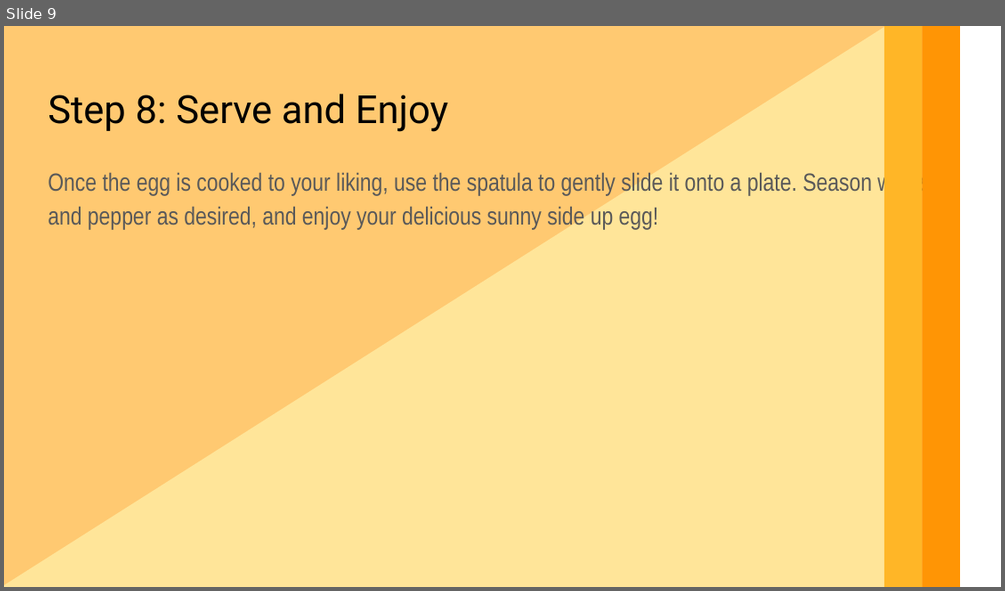
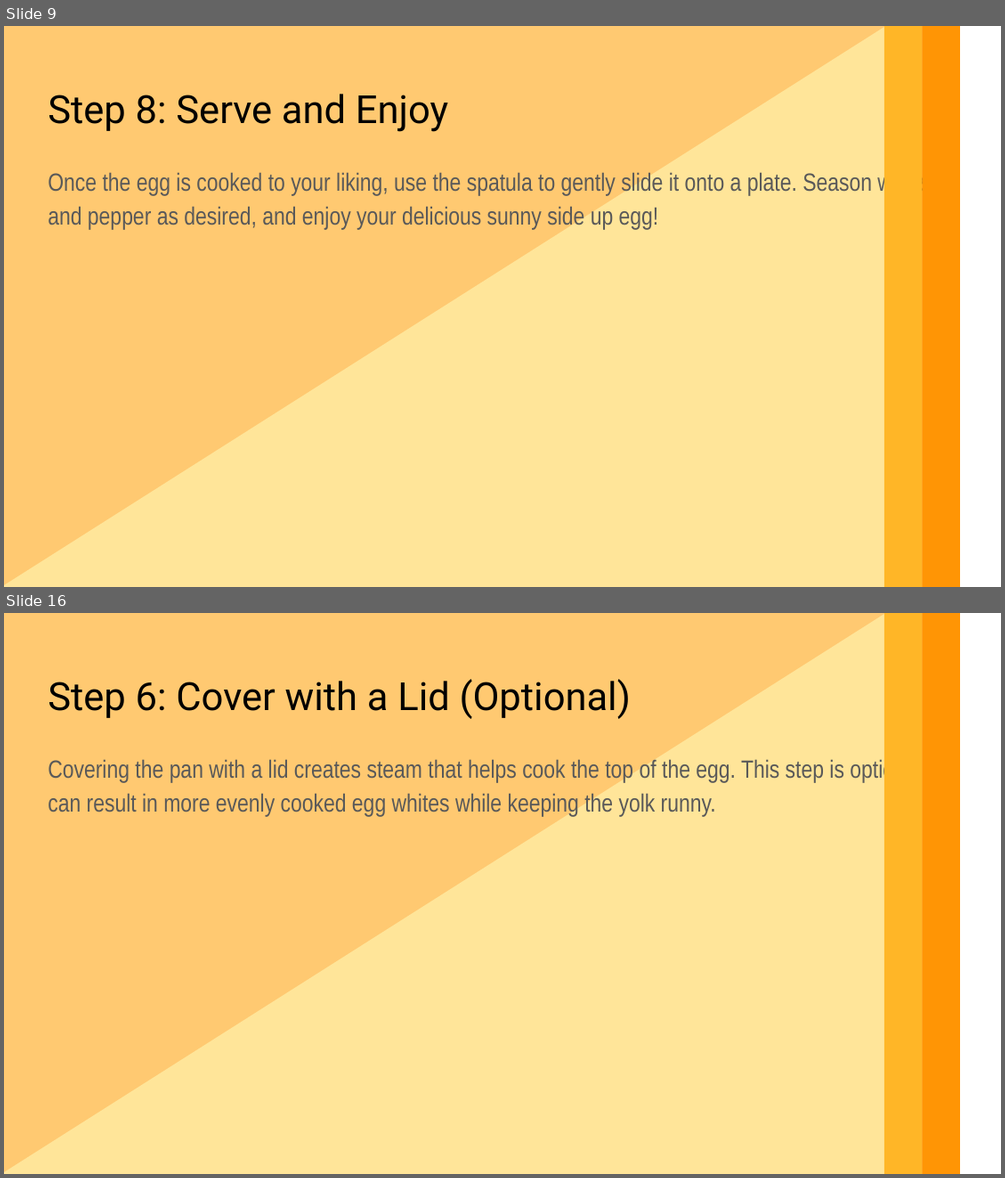
Before and after one commit to jeremyvet/ai-slides, a slide deck: cool.pptx. Shown one above the other, each under a label of ours: slide 9 before the commit, slides 9 and 16 after it; the slides between them are not shown. The pictures are 1005x591 and 1005x1178 pixels, drawn with LibreOffice and Linux fonts; fonts in the diff are those of the drawing. Boxes give left, top, right and bottom in pixels: in the first picture for what was removed or moved away, otherwise in the second. Text is boxed around its words. In the diff, an @@ line names an element or a change of style, - is before the commit and + after.

```diff
--- a/cool.pptx
+++ b/cool.pptx
@@ slide 16 added at <box>4,613,1001,1174</box>, background #FFFFFF @@
@@ rectangle added at <box>4,613,959,1174</box>, fill #FFC971 @@
@@ right triangle added at <box>4,613,886,1174</box>, fill #FFE599 @@
@@ rectangle added at <box>884,613,922,1174</box>, fill #FFB627 @@
@@ rectangle added at <box>922,613,960,1174</box>, fill #FF9505 @@
@@ text added at <box>48,679,631,719</box>, 28 pt, text #000000 @@
+Step 6: Cover with a Lid (Optional)
@@ text added at <box>48,758,921,817</box>, 18 pt, text #595959 @@
+Covering the pan with a lid creates steam that helps cook the top of the egg. This step is optional but can result in more evenly cooked egg whites while keeping the yolk runny.
```
Also in this commit, not shown: 8 other slides added, 2 other files.
